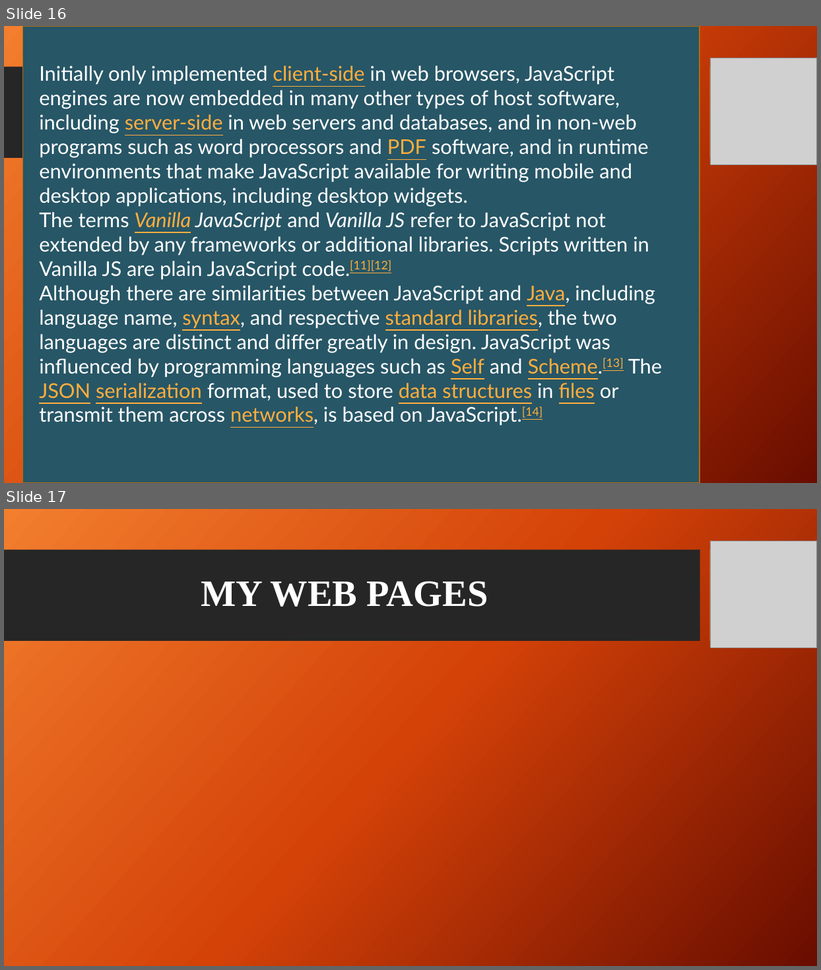
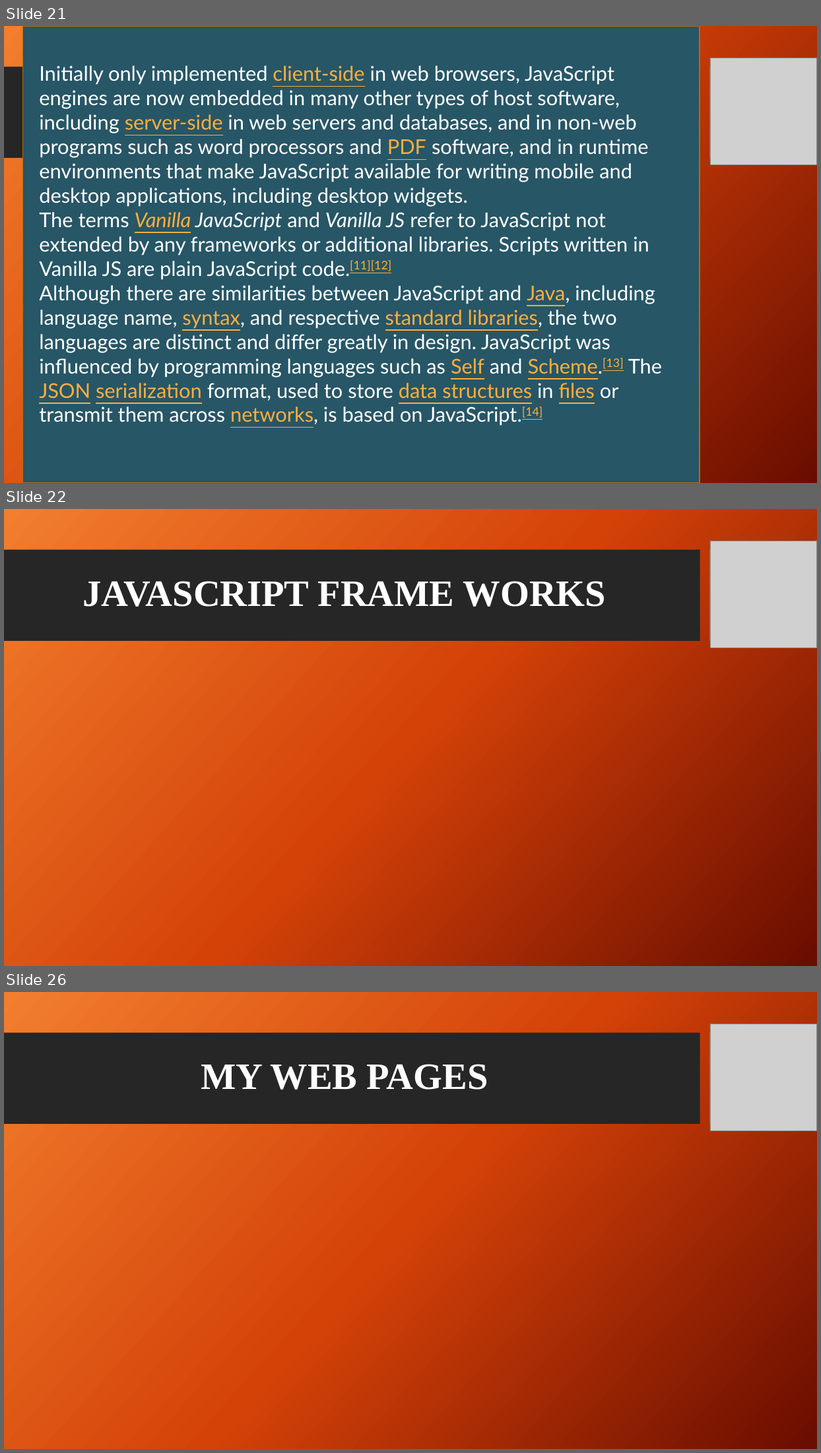
Before and after one commit to favourmark05/IT-REPORT, a slide deck: obongItReport.pptx. Shown one above the other, each under a label of ours: slides 16 and 17 before the commit, slides 21, 22 and 26 after it; the slides between them are not shown. The pictures are 821x970 and 821x1453 pixels, drawn with LibreOffice and Linux fonts; fonts in the diff are those of the drawing; grey boxes stand for pictures; background and template pictures are left out. Boxes give left, top, right and bottom in pixels: in the first picture for what was removed or moved away, otherwise in the second. Text is boxed around its words. In the diff, an @@ line names an element or a change of style, - is before the commit and + after.

```diff
--- a/obongItReport.pptx
+++ b/obongItReport.pptx
@@ slide 22 added at (x1=4, y1=509, x2=817, y2=966), background picture (left out); not listed: 2 template elements that a slide beside it also shows @@
@@ picture added at (x1=710, y1=541, x2=817, y2=648) @@
@@ title added at (x1=83, y1=581, x2=606, y2=607), 44 pt, text #FFFFFF, bold @@
+JAVASCRIPT FRAME WORKS
@@ what was slide 16 is now slide 21 @@
@@ what was slide 17 is now slide 26 @@
```
Also in this commit, not shown: 1 slide changed, 10 other slides added.
